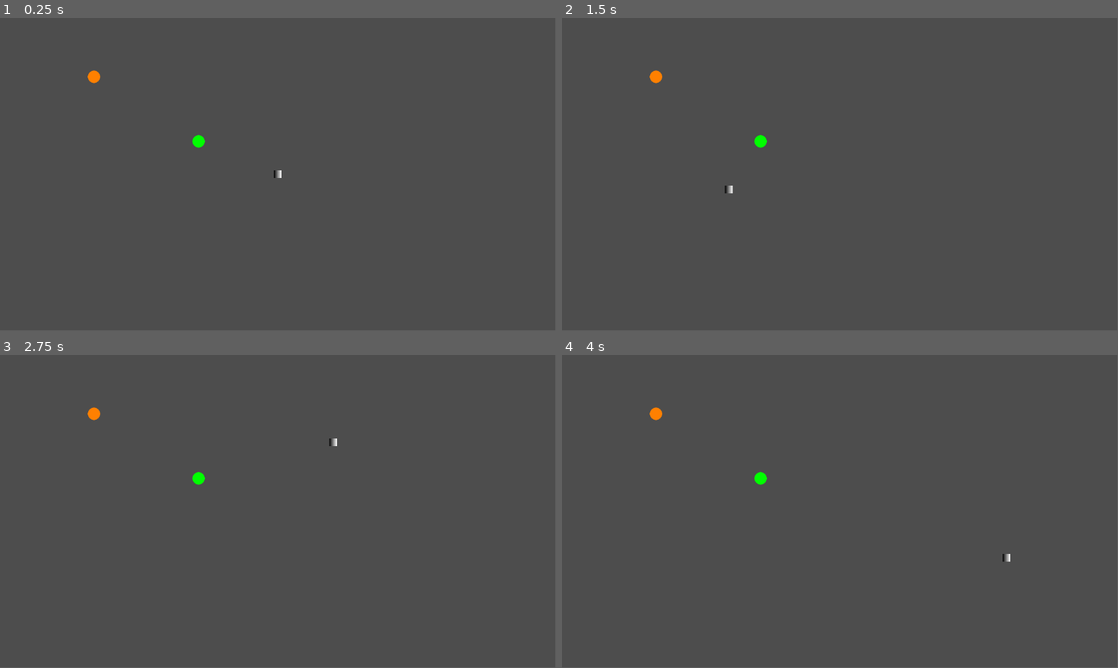
Above: before the commit, frames 1-4 (two rows, left to right).
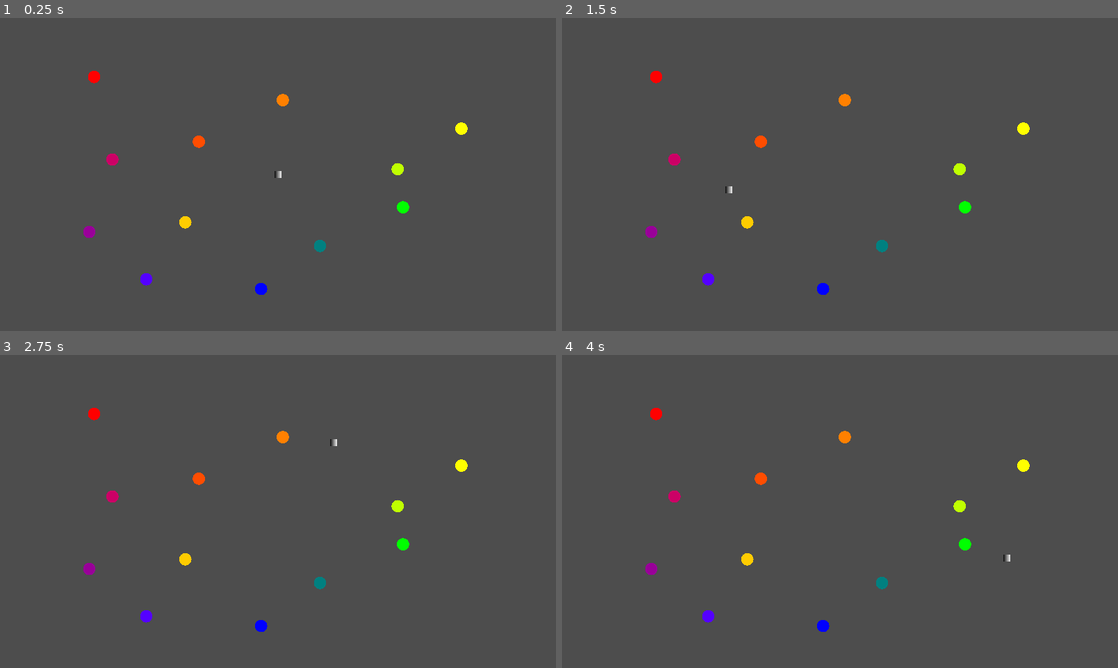
Above: after the commit, the same moments.

Repository: everett-ripley/Colour-Cascade-Game
Game: Godot game, scene res://Scenes/game_scene.tscn
Same seed, same stepped clock (60 frames per second), same inputs: the game is played once before the commit and once after it. The project has no main scene, so this scene is started directly.
Inputs (mouse positions are in pixels of both pictures, inside the frame that each line leads up to):
- Up to frame 1 (0.25 s): no input
- Up to frame 2 (1.5 s): tap Enter at 0.5 s; move the mouse to (962, 158) at 0.52 s; click (962, 158) at 0.6 s; right-click (962, 158) at 0.8 s; tap Space at 1.25 s; move the mouse to (728, 190) at 1.27 s; right-click (728, 190) at 1.35 s
- Up to frame 3 (2.75 s): click (166, 527) at 1.55 s; tap Enter at 2 s; move the mouse to (333, 442) at 2.02 s; click (333, 442) at 2.1 s; right-click (333, 442) at 2.3 s
- Up to frame 4 (4 s): tap Space at 2.75 s; move the mouse to (812, 574) at 2.77 s; right-click (812, 574) at 2.85 s; click (812, 574) at 3.05 s; tap Enter at 3.5 s; move the mouse to (1006, 558) at 3.52 s; click (1006, 558) at 3.6 s; right-click (1006, 558) at 3.8 s
In our replay, the window is 799x449 before the commit and 800x450 after it. These sizes can differ from the game's own. Grey fills any space a smaller window leaves; there, only what the larger window draws over its background counts as a difference.

The runs differ from the first frame. In frame 1, 0.8% of the frame differs, in the area x 15-85%, y 16-89%; in frame 2, 0.8%; in frame 3, 0.8%; in frame 4, 0.8%.

Commit message:
Connections cause cascading colour corrections

Diff:
--- a/Scenes/colour_node.gd
+++ b/Scenes/colour_node.gd
@@ -45,6 +45,8 @@
 
 var mouse_in_node : bool = false
 
+var mouse:Area2D
+
 # Called when the node enters the scene tree for the first time.
 func _ready():
 	sprite.material = mat.duplicate()
@@ -52,6 +54,16 @@
 		change_state(states.active)
 	update_colour()
 
+
+func receive_update(received_colour:int, source:ColourNode):
+	if source.state == states.dead:
+		change_state(states.dead)
+	elif state != states.dead:
+		mix_colours(received_colour, source)
+	await get_tree().create_timer(1.0, false).timeout
+	for node in connections:
+		if node != source:
+			node.receive_update(colour, self)
 
 func mix_colours(received_colour:int, source:ColourNode):
 	var difference : int = abs(received_colour - colour)
@@ -62,9 +74,6 @@
 	elif difference == 1:
 		colour = received_colour
 	elif difference < 6:
-		#shift to new colour value
-		#shift_direction = round((difference+0.01)/2) * (difference/(received_colour - colour))# * (2 * int(difference<6) - 1)
-		#colour += shift_direction
 		shift_direction = (colour + received_colour)/2
 		colour = shift_direction
 
@@ -77,7 +86,7 @@
 	elif colour > 11:
 		colour -= 11
 	update_colour()
-	#this part of the function is where the colour node signals the change to other connected nodes
+
 
 func update_colour():
 	sprite.material.set("shader_parameter/colour", colour_values[colour])
@@ -103,12 +112,16 @@
 				add_child(connection)
 				connection.global_position = global_position
 				connection.parent_node = self
+				if mouse != null:
+					mouse.collision(false)
+					connection.mouse = mouse
 		states.dead:
 			pass
 
 
 func _on_mouse_collider_area_entered(area):
 	if area.is_in_group("Mouse"):
+		mouse = area
 		match state:
 			states.inert:
 				pass
--- a/Scenes/connection.gd
+++ b/Scenes/connection.gd
@@ -6,13 +6,18 @@
 @onready var detector := $Detector
 var parent_node : ColourNode
 var target_node : ColourNode = null
+var mouse:Area2D
 
 func _process(delta):
 	line.points[1] = to_local(view_port.get_mouse_position())
 	detector.position = line.points[1]
-	if Input.is_action_just_pressed("LMB") and target_node != null and target_node != parent_node:
+	if Input.is_action_just_pressed("LMB") and target_node != null and target_node != parent_node and target_node.state != target_node.states.active:
 		make_connection()
+		if mouse != null:
+			mouse.collision(true)
 	if Input.is_action_just_pressed("RMB"):
+		if mouse != null:
+			mouse.collision(true)
 		queue_free()
 
 func make_connection():
@@ -22,6 +27,8 @@
 	tween.tween_method(interpolate_position, line.points[1], to_local(target_node.global_position), 0.3)
 	target_node.connections.append(parent_node)
 	parent_node.connections.append(target_node)
+	parent_node.receive_update(target_node.colour, target_node)
+	target_node.change_state(target_node.states.active)
 
 func interpolate_position(vec:Vector2):
 	line.points[1] = vec
--- a/Scenes/game_scene.tscn
+++ b/Scenes/game_scene.tscn
@@ -9,9 +9,48 @@
 
 [node name="ColourNode" parent="." instance=ExtResource("1_hvmow")]
 position = Vector2(195, 122)
-starting_node = true
-colour = 2
 
 [node name="ColourNode2" parent="." instance=ExtResource("1_hvmow")]
 position = Vector2(412, 256)
+colour = 1
+
+[node name="ColourNode3" parent="." instance=ExtResource("1_hvmow")]
+position = Vector2(586, 170)
+colour = 2
+
+[node name="ColourNode4" parent="." instance=ExtResource("1_hvmow")]
+position = Vector2(384, 423)
+starting_node = true
+colour = 3
+
+[node name="ColourNode5" parent="." instance=ExtResource("1_hvmow")]
+position = Vector2(956, 229)
+colour = 4
+
+[node name="ColourNode6" parent="." instance=ExtResource("1_hvmow")]
+position = Vector2(824, 313)
+colour = 5
+
+[node name="ColourNode7" parent="." instance=ExtResource("1_hvmow")]
+position = Vector2(835, 392)
 colour = 6
+
+[node name="ColourNode8" parent="." instance=ExtResource("1_hvmow")]
+position = Vector2(663, 472)
+colour = 7
+
+[node name="ColourNode9" parent="." instance=ExtResource("1_hvmow")]
+position = Vector2(541, 561)
+colour = 8
+
+[node name="ColourNode10" parent="." instance=ExtResource("1_hvmow")]
+position = Vector2(303, 541)
+colour = 9
+
+[node name="ColourNode11" parent="." instance=ExtResource("1_hvmow")]
+position = Vector2(185, 443)
+colour = 10
+
+[node name="ColourNode12" parent="." instance=ExtResource("1_hvmow")]
+position = Vector2(233, 293)
+colour = 11
--- a/Scenes/mouse.gd
+++ b/Scenes/mouse.gd
@@ -1,5 +1,10 @@
 extends Area2D
 @onready var viewport = get_viewport()
+@onready var collision_shape := $CollisionShape2D
 
 func _process(delta):
 	global_position = viewport.get_mouse_position()
+
+
+func collision(enable:bool):
+	collision_shape.disabled = !enable
--- a/project.godot
+++ b/project.godot
@@ -13,6 +13,10 @@
 config/name="It Spreads"
 config/features=PackedStringArray("4.2", "GL Compatibility")
 config/icon="res://icon.svg"
+
+[display]
+
+window/stretch/mode="canvas_items"
 
 [input]
 
